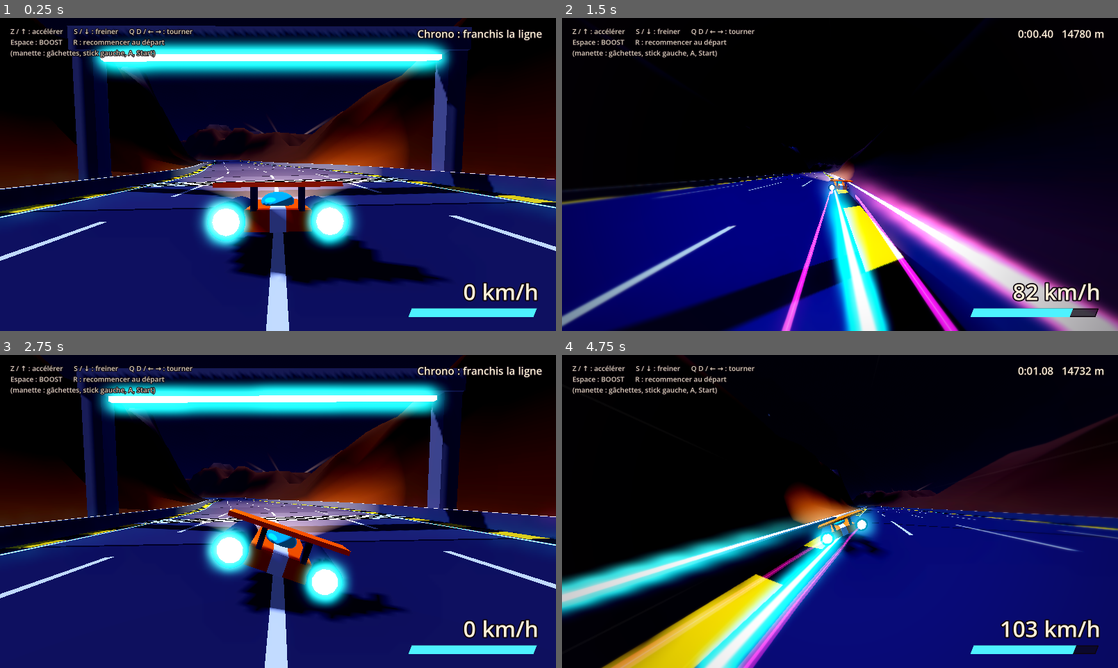
Above: before the commit, frames 1-4 (two rows, left to right).
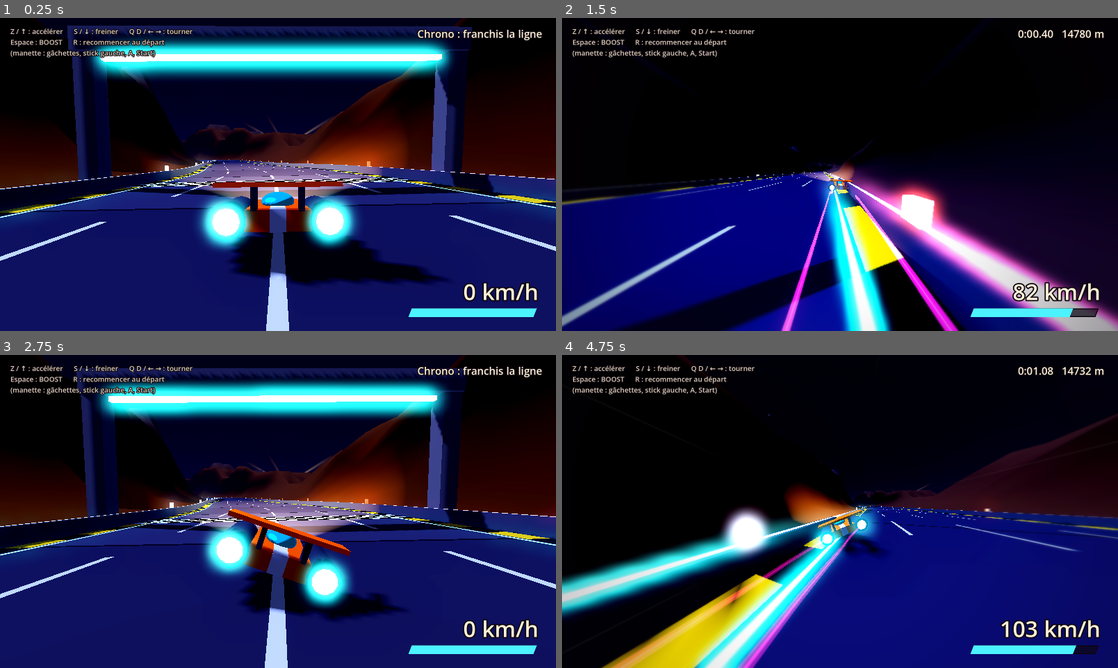
Above: after the commit, the same moments.

Repository: CrachelaVapeur/Jeu-de-Course
Game: Godot game, scene res://scenes/circuit_01.tscn
Same seed, same stepped clock (60 frames per second), same inputs: the game is played once before the commit and once after it.
Inputs:
- Up to frame 1 (0.25 s): no input
- Up to frame 2 (1.5 s): hold D (droite) 0.53-1.28 s; hold Space (boost) 0.53-1.28 s; hold Down from 1.28 s (still down); tap S (freiner) at 1.35 s
- Up to frame 3 (2.75 s): release Down at 2.03 s; hold D (droite) from 2.03 s (still down); tap R (recommencer) at 2.1 s
- Up to frame 4 (4.75 s): release D (droite) at 2.78 s; hold W (accelerer) 2.78-3.53 s; tap Shift at 2.85 s; hold Space (boost) 3.53-4.28 s; hold A (gauche) from 3.53 s (still down); tap S (freiner) at 4.35 s

The runs differ from the first frame. In frame 1, 0.2% of the frame differs, in the area x 28-68%, y 45-52%; in frame 2, 1.3%; in frame 3, 0.2%; in frame 4, 1.7%, in the area x 26-78%, y 48-87%.

Commit message:
Circuit 1, étape D : repères de vitesse et éclairage
Chaque section a ses propres repères : bandes lumineuses dans le tunnel,
lampadaires dans les villes et sur le pont, balises sur les murets dans la
montagne, portiques colorés dans la montée, chevrons dans les virages
serrés, et pointillés lumineux avec des vagues de lumière sur la ligne
droite finale. Panneaux pour les villes, le cratère et l'arrivée.

Co-Authored-By: Claude Opus 5.5 (1M context) <noreply@anthropic.com>
Claude-Session: https://claude.ai/code/session_019EpZwZkNSig7RBCoAMooUs

Diff:
--- a/circuits/circuit_01.gd
+++ b/circuits/circuit_01.gd
@@ -403,4 +403,20 @@
 	{"type": "puits", "a": 10484, "decalage": 18, "rayon": 24},
 	{"type": "rochers", "a": 9560, "longueur": 1100, "nombre": 40},
 	{"type": "monstre", "a": 9650, "longueur": 950},
+
+	# Repères de vitesse et éclairage : chaque section a le sien, et certaines
+	# restent sombres exprès, pour les contrastes.
+	{"type": "balises", "a": 40, "longueur": 1000},  # canyon du départ
+	{"type": "balises", "a": 2430, "longueur": 500},
+	{"type": "panneau", "a": 2850, "texte": "CYBER CITY 1"},
+	{"type": "lampadaires", "a": 2900, "longueur": 1450, "ecart": 50},
+	{"type": "lignes_lumineuses", "a": 3000, "longueur": 1200},
+	{"type": "lampadaires", "a": 4450, "longueur": 960, "ecart": 36},  # le pont
+	{"type": "balises", "a": 5400, "longueur": 2600},  # la montée, dans le noir
+	{"type": "portiques", "a": 6200, "longueur": 1200, "ecart": 300},
+	{"type": "panneau", "a": 9380, "texte": "DANGER  CRATÈRE"},
+	{"type": "panneau", "a": 10780, "texte": "CYBER CITY 2"},
+	{"type": "lampadaires", "a": 10800, "longueur": 2000, "ecart": 50},
+	{"type": "lignes_lumineuses", "a": 12870, "longueur": 1960},  # la ligne droite finale
+	{"type": "portiques", "a": 13000, "longueur": 1700, "ecart": 420},
 ]
--- a/scripts/circuit_trace.gd
+++ b/scripts/circuit_trace.gd
@@ -84,6 +84,7 @@
 		Cratere.new(self, graine).construire(_donnees.OBSTACLES)
 	else:
 		_construire_sol()
+	Reperes.new(self, graine).construire(_donnees.OBSTACLES)
 	_construire_batiments()
 	_placer_vehicule()
 	_creer_affichage()
@@ -250,9 +251,11 @@
 		if _obstacle_a("cratere", milieu):
 			_construire_sol_cratere(dessus, a, b, milieu)
 		else:
+			# UV2.y = 2 : le shader allume les pointillés (lignes lumineuses).
+			var mode := 2.0 if _obstacle_a("lignes_lumineuses", milieu) else 0.0
 			_quad(dessus, [al, ar, br, bl], a.haut,
 				[Vector2(-uv_a, a.d), Vector2(uv_a, a.d), Vector2(uv_b, b.d), Vector2(-uv_b, b.d)],
-				[Vector2(uv_a, 0.0), Vector2(uv_a, 0.0), Vector2(uv_b, 0.0), Vector2(uv_b, 0.0)])
+				[Vector2(uv_a, mode), Vector2(uv_a, mode), Vector2(uv_b, mode), Vector2(uv_b, mode)])
 
 		# L'épaisseur de la route : visible au bord des trous et des ravins.
 		var ea: Vector3 = a.haut * epaisseur_route
@@ -465,6 +468,20 @@
 		lampes.append(Transform3D(base.scaled_local(Vector3(0.6, 0.25, 7.0)), t.pos + Vector3.UP * (HAUTEUR_TUNNEL + 2.2)))
 		d += 16.0
 	_ajouter_en_masse(BoxMesh.new(), lampes, [], _matiere(Color(1.0, 0.62, 0.25), 5.0))
+
+	# Des traits lumineux sur les murs : ils défilent et donnent la vitesse.
+	var traits: Array[Transform3D] = []
+	d = o.a + 4.0
+	while d < o.a + o.longueur - 8.0:
+		var a := _cadre(d)
+		var b := _cadre(d + 5.0)
+		for cote in [-1.0, 1.0]:
+			var decalage: float = 0.55 * cote
+			var pa: Vector3 = _bord(a, cote) + a.droite * decalage + Vector3.UP * 2.2
+			var pb: Vector3 = _bord(b, cote) + b.droite * decalage + Vector3.UP * 2.2
+			traits.append(_poutre(pa, pb, 0.25))
+		d += 11.0
+	_ajouter_en_masse(BoxMesh.new(), traits, [], _matiere(Color(0.2, 0.9, 1.0), 4.0))
 
 	_construire_facade(_cadre(o.a))
 	_construire_facade(_cadre(o.a + o.longueur))
--- /dev/null
+++ b/scripts/reperes.gd
@@ -0,0 +1,165 @@
+class_name Reperes
+extends RefCounted
+## Les repères qui donnent la sensation de vitesse le long de la route, et
+## l'éclairage, utilisé avec parcimonie : chaque section a le sien.
+##
+## Ce que le fichier de circuit peut donner, dans OBSTACLES :
+## - {"type": "lampadaires", "a", "longueur", "ecart"} : lampadaires des deux
+##   côtés, avec un cône de lumière ;
+## - {"type": "balises", "a", "longueur"} : petites balises lumineuses sur les
+##   murets (blanches à gauche, rouges à droite) ;
+## - {"type": "portiques", "a", "longueur", "ecart"} : portiques lumineux
+##   au-dessus de la route ;
+## - {"type": "lignes_lumineuses", "a", "longueur"} : pointillés lumineux
+##   (dessinés par le shader de la route) ;
+## - {"type": "panneau", "a", "texte"} : un grand panneau au-dessus de la route.
+## Ajoutés tout seuls : des chevrons à l'extérieur des virages serrés, et le
+## compte à rebours avant l'arrivée (courses d'un point à un autre).
+
+const SHADER_FAISCEAU := preload("res://shaders/faisceau.gdshader")
+const COULEURS_PORTIQUES: Array[Color] = [Color(1.0, 0.2, 0.6), Color(0.2, 0.9, 1.0), Color(0.6, 0.3, 1.0)]
+
+var _circuit
+var _hasard := RandomNumberGenerator.new()
+var _sans_couleur: Array[Color] = []
+
+
+func _init(circuit, graine: int) -> void:
+	_circuit = circuit
+	_hasard.seed = graine + 31
+
+
+func construire(obstacles: Array) -> void:
+	var nombre_portiques := 0
+	for o in obstacles:
+		match o.type:
+			"lampadaires":
+				_construire_lampadaires(o)
+			"balises":
+				_construire_balises(o)
+			"portiques":
+				var d: float = o.a
+				while d < o.a + o.longueur:
+					_circuit._construire_portique(d, COULEURS_PORTIQUES[nombre_portiques % COULEURS_PORTIQUES.size()])
+					nombre_portiques += 1
+					d += o.ecart
+			"panneau":
+				_construire_panneau(o.a, o.texte, Color(1.0, 0.85, 0.3))
+	_construire_chevrons()
+	if not _circuit._donnees.BOUCLE:
+		for reste in [1000, 500, 250]:
+			_construire_panneau(_circuit.ligne_arrivee - reste, "ARRIVÉE  %d m" % reste, Color(1.0, 0.3, 0.6))
+
+
+func _construire_lampadaires(o: Dictionary) -> void:
+	var mats: Array[Transform3D] = []
+	var tetes: Array[Transform3D] = []
+	var cones: Array[Transform3D] = []
+	var hauteur := 11.0
+	var d: float = o.a
+	var cote := 1.0
+	while d < o.a + o.longueur:
+		var t: Dictionary = _circuit._cadre(d)
+		var base := Basis.looking_at(Vector3(t.avant.x, 0.0, t.avant.z).normalized())
+		# En quinconce : un à droite, puis un à gauche.
+		var pied: Vector3 = _circuit._bord(t, cote) + t.droite * (1.4 * cote)
+		mats.append(Transform3D(base.scaled_local(Vector3(0.4, hauteur, 0.4)), pied + Vector3.UP * (hauteur * 0.5)))
+		var bout: Vector3 = pied + Vector3.UP * hauteur - t.droite * (4.5 * cote)
+		mats.append(_circuit._poutre(pied + Vector3.UP * hauteur, bout, 0.3))
+		tetes.append(Transform3D(base.scaled_local(Vector3(0.8, 0.3, 2.0)), bout - Vector3.UP * 0.2))
+		cones.append(Transform3D(Basis.from_scale(Vector3(1.0, 1.0, 1.0)), bout - Vector3.UP * (hauteur * 0.5)))
+		cote = -cote
+		d += o.get("ecart", 45.0) * 0.5
+	_circuit._ajouter_en_masse(BoxMesh.new(), mats, _sans_couleur, _circuit._matiere(Color(0.3, 0.3, 0.34)))
+	var couleur := Color(1.0, 0.78, 0.5)
+	_circuit._ajouter_en_masse(BoxMesh.new(), tetes, _sans_couleur, _circuit._matiere(couleur, 6.0))
+	# Un léger cône de lumière sous chaque lampe.
+	var cone := CylinderMesh.new()
+	cone.top_radius = 0.6
+	cone.bottom_radius = 6.0
+	cone.height = hauteur
+	cone.radial_segments = 12
+	cone.rings = 1
+	cone.cap_top = false
+	cone.cap_bottom = false
+	var matiere := ShaderMaterial.new()
+	matiere.shader = SHADER_FAISCEAU
+	matiere.set_shader_parameter("couleur", couleur)
+	matiere.set_shader_parameter("force", 0.25)
+	_circuit._matieres_decor.append(matiere)
+	_circuit._ajouter_en_masse(cone, cones, _sans_couleur, matiere)
+
+
+## Petites balises sur les murets : blanches à gauche, rouges à droite,
+## comme sur les routes de montagne.
+func _construire_balises(o: Dictionary) -> void:
+	var blanches: Array[Transform3D] = []
+	var rouges: Array[Transform3D] = []
+	var d: float = o.a
+	while d < o.a + o.longueur:
+		var t: Dictionary = _circuit._cadre(d)
+		if not _circuit._obstacle_a("trou", d):
+			for cote in [-1.0, 1.0]:
+				if _circuit._obstacle_a("sans_muret", d, "gauche" if cote < 0.0 else "droite"):
+					continue
+				var p: Vector3 = _circuit._bord(t, cote) + t.droite * (0.3 * cote) + t.haut * (_circuit.hauteur_muret + 0.35)
+				var placement := Transform3D(Basis.from_scale(Vector3(0.35, 0.7, 0.35)), p)
+				if cote < 0.0:
+					blanches.append(placement)
+				else:
+					rouges.append(placement)
+		d += 25.0
+	_circuit._ajouter_en_masse(BoxMesh.new(), blanches, _sans_couleur, _circuit._matiere(Color(0.9, 0.9, 1.0), 3.0))
+	_circuit._ajouter_en_masse(BoxMesh.new(), rouges, _sans_couleur, _circuit._matiere(Color(1.0, 0.15, 0.1), 3.0))
+
+
+## Des chevrons lumineux à l'extérieur des virages serrés : ils montrent le
+## sens du virage et défilent vite.
+func _construire_chevrons() -> void:
+	var d := 20.0
+	var longueur: float = _circuit.longueur
+	while d < longueur - 20.0:
+		var t: Dictionary = _circuit._cadre(d)
+		var avant: Dictionary = _circuit._cadre(d - 15.0)
+		var apres: Dictionary = _circuit._cadre(d + 15.0)
+		var virage: float = avant.avant.signed_angle_to(apres.avant, Vector3.UP) / 30.0  # radians par mètre
+		if absf(virage) > 1.0 / 110.0 and not _circuit._obstacle_a("cratere", d) and not _circuit._obstacle_a("tunnel", d):
+			# virage > 0 : on tourne à gauche, l'extérieur est à droite.
+			var exterieur := 1.0 if virage > 0.0 else -1.0
+			var p: Vector3 = _circuit._bord(t, exterieur) + t.droite * (1.0 * exterieur) + t.haut * 2.2
+			var texte := Label3D.new()
+			texte.text = "<<<" if virage > 0.0 else ">>>"
+			texte.font_size = 160
+			texte.outline_size = 0
+			texte.modulate = Color(1.0, 0.6, 0.1) * 3.0
+			texte.shaded = false
+			texte.double_sided = false
+			# Le texte regarde vers les bolides qui arrivent (son +Z vers l'arrière).
+			texte.transform = Transform3D(Basis.looking_at(t.avant), p)
+			texte.pixel_size = 0.012
+			_circuit.add_child(texte)
+			d += 12.0
+		else:
+			d += 6.0
+
+
+## Un grand panneau au-dessus de la route, avec un texte lumineux.
+func _construire_panneau(d: float, texte: String, couleur: Color) -> void:
+	var t: Dictionary = _circuit._cadre(d)
+	var base := Basis(t.droite, Vector3.UP, -t.avant)
+	var ecart: float = t.largeur * 0.5 + 1.5
+	var hauteur := 10.0
+	var elements: Array[Transform3D] = []
+	for cote in [-1.0, 1.0]:
+		elements.append(Transform3D(base.scaled_local(Vector3(0.8, hauteur + 6.0, 0.8)), t.pos + t.droite * (ecart * cote) + Vector3.UP * (hauteur * 0.5 - 3.0)))
+	elements.append(Transform3D(base.scaled_local(Vector3(minf(ecart * 1.4, 26.0), 3.6, 0.5)), t.pos + Vector3.UP * (hauteur + 1.8)))
+	_circuit._ajouter_en_masse(BoxMesh.new(), elements, _sans_couleur, _circuit._matiere(Color(0.12, 0.12, 0.15)))
+	var etiquette := Label3D.new()
+	etiquette.text = texte
+	etiquette.font_size = 200
+	etiquette.pixel_size = 0.012
+	etiquette.modulate = couleur * 2.5
+	etiquette.outline_size = 0
+	etiquette.shaded = false
+	etiquette.transform = Transform3D(base, t.pos + Vector3.UP * (hauteur + 1.8) - t.avant * 0.3)
+	_circuit.add_child(etiquette)
--- a/shaders/route_circuit.gdshader
+++ b/shaders/route_circuit.gdshader
@@ -4,6 +4,7 @@
 // (UV.x = mètres depuis le centre, UV.y = mètres depuis le début de la route)
 // et dans UV2.x la demi-largeur de la route à cet endroit (elle peut varier).
 // UV2.y = 1 : c'est le sol du cratère (roche noire fendue de lave).
+// UV2.y = 2 : les pointillés sont lumineux, et des vagues de lumière y courent.
 shader_type spatial;
 render_mode diffuse_toon, specular_disabled, cull_disabled;
 
@@ -16,6 +17,8 @@
 uniform float ligne_depart = 0.0; // distance de la ligne de départ
 uniform float ligne_arrivee = -100.0; // distance de la ligne d'arrivée (négatif = pas d'arrivée à part)
 uniform float longueur_damier = 4.0; // longueur du damier des lignes de départ et d'arrivée
+uniform vec4 couleur_lignes : source_color = vec4(0.3, 0.95, 1.0, 1.0);
+uniform float vitesse_vagues = 140.0; // vitesse des vagues de lumière, en m/s
 uniform vec4 roche : source_color = vec4(0.12, 0.07, 0.07, 1.0);
 uniform vec4 lave : source_color = vec4(1.0, 0.25, 0.05, 1.0);
 
@@ -49,7 +52,7 @@
 	emission = lave.rgb * fente * (0.6 + 2.5 * plaques);
 }
 
-void route(vec2 uv, float demi, out vec3 albedo, out vec3 emission) {
+void route(vec2 uv, float demi, bool lumineuse, float temps, out vec3 albedo, out vec3 emission) {
 	float x = uv.x;
 	float d = uv.y;
 	float ax = abs(x);
@@ -78,16 +81,22 @@
 
 	albedo = mix(c, neon.rgb, trait_neon);
 	emission = neon.rgb * trait_neon * 4.0;
+	if (lumineuse) {
+		// Les pointillés brillent, et une vague plus forte court vers l'avant.
+		float vague = pow(0.5 + 0.5 * sin((d - temps * vitesse_vagues) * 0.035), 8.0);
+		albedo = mix(albedo, couleur_lignes.rgb, pointille);
+		emission += couleur_lignes.rgb * pointille * (1.2 + 5.0 * vague);
+	}
 }
 
 void fragment() {
 	vec3 albedo;
 	vec3 emission;
-	if (UV2.y > 0.5) {
+	if (UV2.y > 0.5 && UV2.y < 1.5) {
 		sol_cratere(UV, albedo, emission);
 		ROUGHNESS = 0.9;
 	} else {
-		route(UV, UV2.x > 0.0 ? UV2.x : demi_largeur, albedo, emission);
+		route(UV, UV2.x > 0.0 ? UV2.x : demi_largeur, UV2.y > 1.5, TIME, albedo, emission);
 		ROUGHNESS = 0.8;
 	}
 	ALBEDO = albedo;
Binary file added: docs/circuit_01/capture_ligne_droite.png
Not shown, added: docs/circuit_01/capture_ligne_droite.png.import
Not shown, added: scripts/reperes.gd.uid
Not shown, changed: README.md
